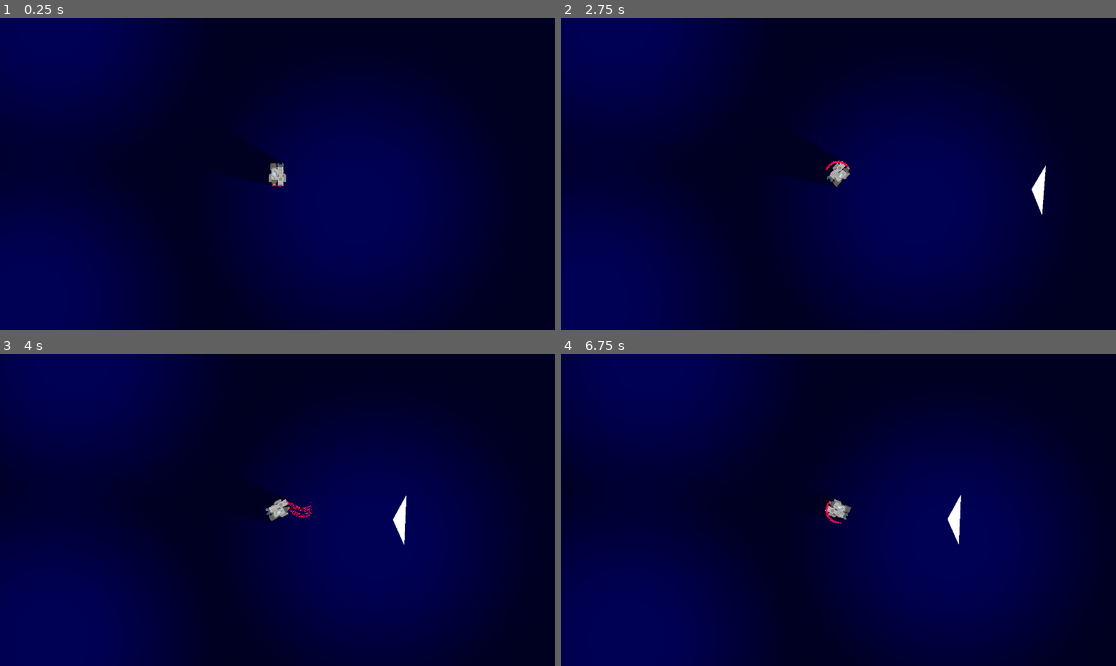
Above: before the commit, frames 1-4 (two rows, left to right).
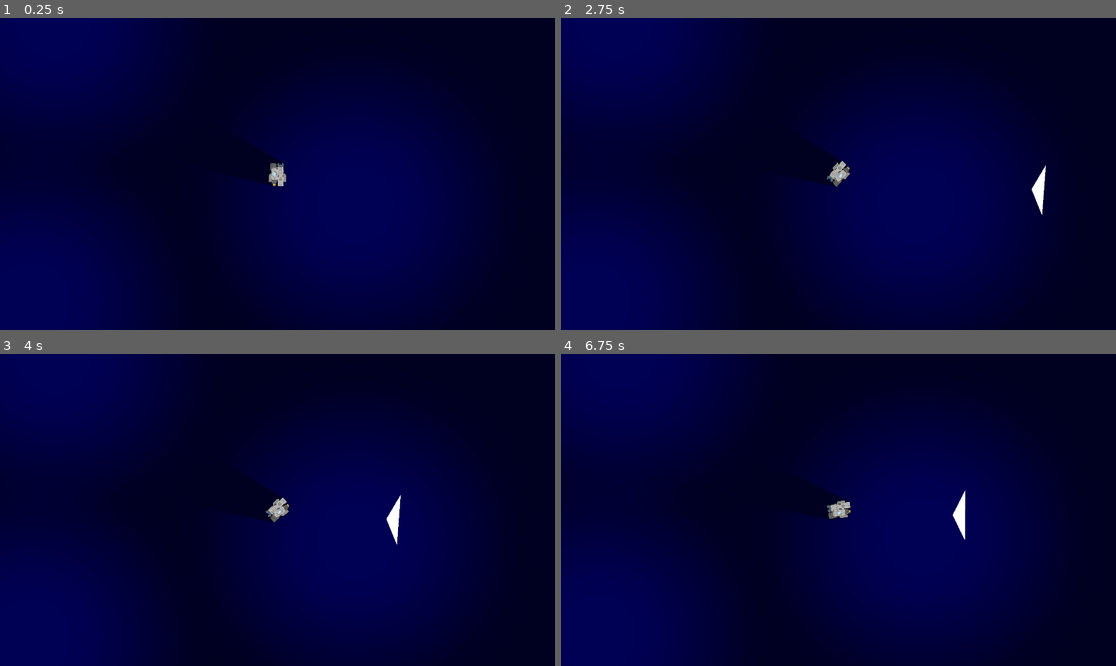
Above: after the commit, the same moments.

Repository: yimmit303/Global-Game-Jam-2020
Game: Godot game, scene res://Scenes/Root.tscn
Two runs of this game, one before a commit and one after it. Both use one fixed random seed, a clock stepped at 60 frames per second and the inputs below.
Inputs:
- Up to frame 1 (0.25 s): no input
- Up to frame 2 (2.75 s): tap Enter at 0.5 s; hold D (move_right) 0.53-1.28 s; hold S (move_backwards) 1.28-2.03 s; hold D (move_right) from 2.03 s (still down)
- Up to frame 3 (4 s): release D (move_right) at 2.78 s; hold W (move_forward) 2.78-3.53 s; hold A (move_left) from 3.53 s (still down)
- Up to frame 4 (6.75 s): release A (move_left) at 5.03 s; hold S (move_backwards) 5.03-5.78 s; hold D (move_right) 5.78-6.53 s; hold W (move_forward) from 6.53 s (still down)

The runs differ from the first frame. In frame 1, less than 0.1% of the frame differs, in the area x 48-51%, y 53-55%; in frame 2, less than 0.1%; in frame 3, 0.5%, in the area x 47-74%, y 45-62%; in frame 4, 0.5%.
Error after the commit: Invalid get index 'PARTICLE_ACCELERATION_CUTOFF' (on base: 'Node (Globals.gd)'). (res://Scripts/Player.gd:78)

Commit message:
ship particle handeling added to player

Diff:
--- a/Scenes/Player.tscn
+++ b/Scenes/Player.tscn
@@ -28,7 +28,7 @@
 angular_velocity_random = 0.41
 orbit_velocity = 0.0
 orbit_velocity_random = 0.0
-linear_accel = -22.47
+linear_accel = -20.0
 radial_accel = 30.0
 scale_curve = SubResource( 3 )
 color = Color( 0.905882, 0, 1, 1 )
--- a/Scripts/Globals.gd
+++ b/Scripts/Globals.gd
@@ -7,14 +7,12 @@
 var MAX_ROTATION_SPEED = 10.0
 
 # Dampening Variables
-var VELOCITY_DAMPENING = .99
+var VELOCITY_DAMPENING = .95
 var SPEED_DAMPENING = .99
 var ROTATION_DAMPENING = .95
 
 # Ship Player Particle Variables
-var PARTICLE_ACCELERATION_CUTOFF = 0.01
-var MAX_PARTICLE_RADIAL_ACCELERATION = 30.0
-var MIN_PARTICLE_ACCEL = -20.0
+var MAX_PARTICLES = 128
 
 # Scrap Utility variables
 var SCRAP_DIR_LIST = []
--- a/Scripts/Player.gd
+++ b/Scripts/Player.gd
@@ -55,7 +55,11 @@
 				mVelocity -= tmp
 
 
+#Adjust Particle Emitters number of particles Emitting based on speed
 func handle_particles():
+	var particleHolder = self.get_child(4)
+	for i in particleHolder.get_child_count():
+		particleHolder.get_child(i).emitting = (mVelocity > 0)
 	pass
 
 # Called every frame. 'delta' is the elapsed time since the previous frame.
@@ -73,10 +77,11 @@
 	if (mVelocity > 0):
 		if(mVelocity < Globals.PARTICLE_ACCELERATION_CUTOFF):
 			mVelocity = 0
-		handle_particles()
+
+	handle_particles()
 
 	self.rotate(to_rad(mRotVelocity))
 	var radAngle = to_rad(mRotationDir)
 	mDirectionFacing = Vector2(cos(radAngle), sin(radAngle))
 
-	self.set_position(self.get_position() + mDirSpeed * mVelocity)
+	self.set_position(self.get_position() + mDirSpeed)
